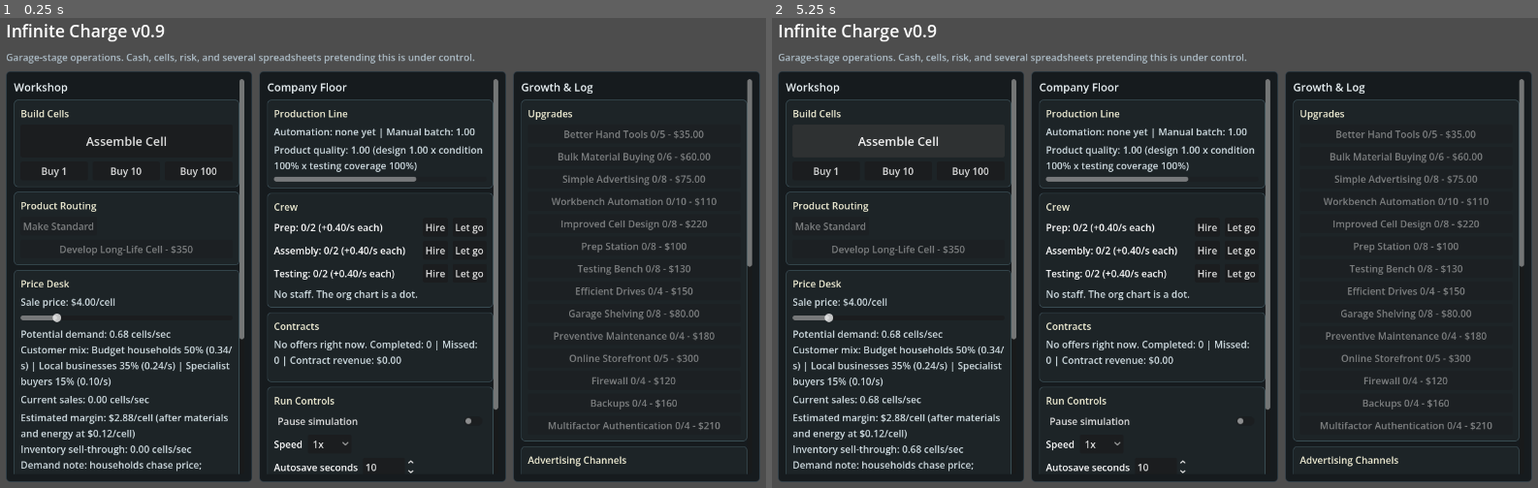
Above: before the commit, frames 1-2 (left to right).
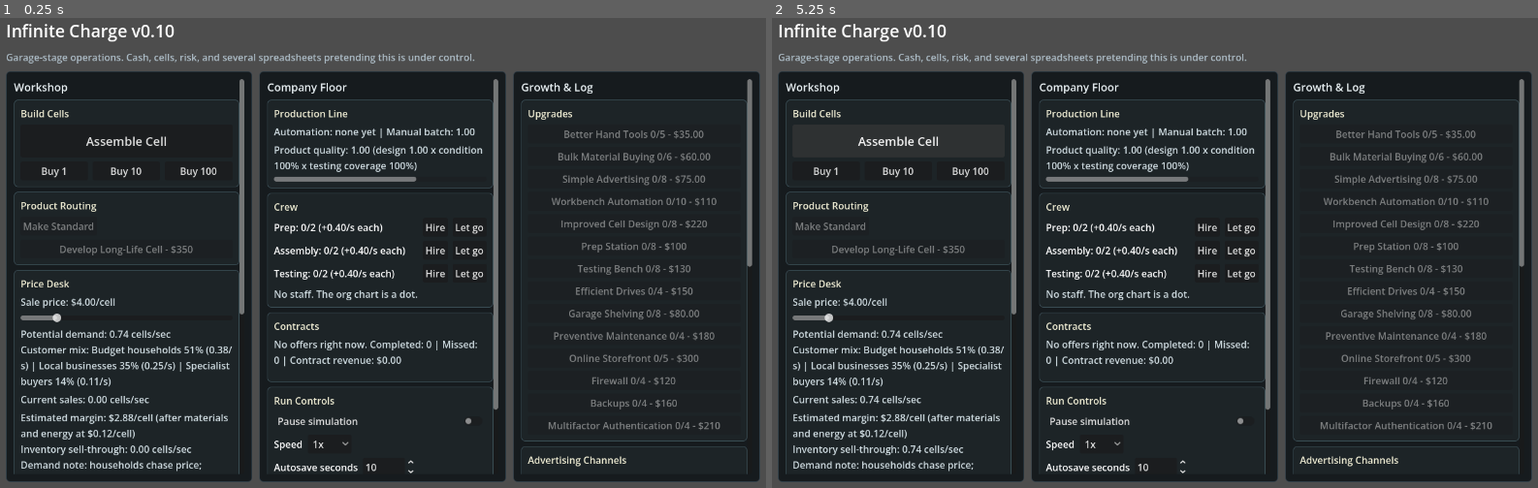
Above: after the commit, the same moments.

Repository: Moose151/infinite-charge
Game: Godot game, scene res://scenes/Main.tscn
Two runs of this game, one before a commit and one after it. Both use one fixed random seed, a clock stepped at 60 frames per second and the inputs below.
Inputs:
- Up to frame 1 (0.25 s): no input
- Up to frame 2 (5.25 s): click "Let go" at 0.5 s; click "Let go" at 1.25 s; click "Let go" at 2 s; click "Let go" at 2.75 s; click "Let go" at 3.5 s; click "Let go" at 4.25 s; click "Assemble Cell" at 5 s

The runs differ from the first frame. In frame 1, 0.1% of the frame differs, in the area x 7-32%, y 1-79%; in frame 2, 0.2%, in the area x 7-32%, y 1-93%.

Commit message:
Add lightweight competitor pressure

Diff:
--- a/project.godot
+++ b/project.godot
@@ -15,7 +15,7 @@
 [application]
 
 config/name="Infinite Charge"
-config/version="0.9"
+config/version="0.10"
 run/main_scene="res://scenes/Main.tscn"
 config/features=PackedStringArray("4.7", "Forward Plus")
 config/icon="res://icon.svg"
--- a/scripts/formulas.gd
+++ b/scripts/formulas.gd
@@ -69,15 +69,25 @@
 		if is_premium:
 			product_affinity = {"households": 0.35, "businesses": 0.65, "specialists": 1.8}.get(str(definition["id"]), 1.0)
 		var channel_boost: float = advertising_boost_for_segment(state, str(definition["id"]))
+		var competitor_factor: float = competitor_demand_factor(state, product_id, float(definition["price_sensitivity"]))
 		var price_factor: float = pow(price_ratio, -float(definition["price_sensitivity"]))
 		var quality_factor: float = pow(clampf(quality, 0.25, 4.0), float(definition["quality_sensitivity"]))
-		var demand: float = maxf(0.0, 0.7 * state.awareness * (1.0 + channel_boost) * float(definition["share"]) * product_affinity * price_factor * quality_factor * trust_factor * (1.0 - security_penalty))
+		var demand: float = maxf(0.0, 0.7 * state.awareness * (1.0 + channel_boost) * float(definition["share"]) * product_affinity * price_factor * quality_factor * trust_factor * (1.0 - security_penalty) * competitor_factor)
 		results.append({
 			"id": definition["id"],
 			"name": definition["name"],
 			"demand": demand,
 		})
 	return results
+
+static func competitor_demand_factor(state: GameState, product_id: String, price_sensitivity: float) -> float:
+	var is_premium: bool = product_id == "premium"
+	var our_price: float = state.premium_sale_price if is_premium else state.sale_price
+	var our_quality: float = effective_quality(state) * (1.25 if is_premium else 1.0)
+	var competitor_price: float = state.competitor_price * (1.7 if is_premium else 1.0)
+	var our_value_cost: float = our_price / maxf(0.25, our_quality)
+	var competitor_value_cost: float = competitor_price / maxf(0.25, state.competitor_quality)
+	return clampf(pow(competitor_value_cost / maxf(0.05, our_value_cost), price_sensitivity * 0.35), 0.55, 1.45)
 
 static func advertising_boost_for_segment(state: GameState, segment_id: String) -> float:
 	var boost: float = 0.0
--- a/scripts/game_state.gd
+++ b/scripts/game_state.gd
@@ -38,6 +38,10 @@
 	"specialist_newsletter": false,
 }
 var lifetime_advertising_spend: float = 0.0
+var competitor_name: String = "Volt & Sons"
+var competitor_price: float = 4.5
+var competitor_quality: float = 0.95
+var competitor_market_timer: float = 0.0
 var quality: float = 1.0
 var base_value: float = 4.0
 var material_discount: float = 0.0
@@ -116,6 +120,10 @@
 		"awareness": awareness,
 		"advertising_channels": advertising_channels,
 		"lifetime_advertising_spend": lifetime_advertising_spend,
+		"competitor_name": competitor_name,
+		"competitor_price": competitor_price,
+		"competitor_quality": competitor_quality,
+		"competitor_market_timer": competitor_market_timer,
 		"quality": quality,
 		"base_value": base_value,
 		"material_discount": material_discount,
@@ -187,6 +195,10 @@
 	for channel_id: String in advertising_channels:
 		advertising_channels[channel_id] = bool(loaded_channels.get(channel_id, false))
 	lifetime_advertising_spend = float(data.get("lifetime_advertising_spend", lifetime_advertising_spend))
+	competitor_name = str(data.get("competitor_name", competitor_name))
+	competitor_price = float(data.get("competitor_price", competitor_price))
+	competitor_quality = float(data.get("competitor_quality", competitor_quality))
+	competitor_market_timer = float(data.get("competitor_market_timer", competitor_market_timer))
 	quality = float(data.get("quality", quality))
 	base_value = float(data.get("base_value", base_value))
 	material_discount = float(data.get("material_discount", material_discount))
--- a/scripts/main.gd
+++ b/scripts/main.gd
@@ -16,6 +16,7 @@
 var sales_label: Label
 var production_label: Label
 var market_label: Label
+var competitor_label: Label
 var material_price_label: Label
 var risk_label: Label
 var stats_label: Label
@@ -175,6 +176,7 @@
 	demand_label = _add_label(price_card)
 	sales_label = _add_label(price_card)
 	market_label = _add_label(price_card)
+	competitor_label = _add_label(price_card)
 
 	var resources_card: VBoxContainer = _make_card(left, "Stockroom")
 	cash_label = _add_label(resources_card)
@@ -599,6 +601,15 @@
 		Formulas.format_number(estimated_margin),
 		Formulas.format_number(Formulas.energy_cost_per_cell(state)),
 		Formulas.format_number(sell_through)
+	]
+	var competitor_factor: float = Formulas.competitor_demand_factor(state, "standard", 1.2)
+	var position: String = "advantage" if competitor_factor > 1.05 else ("pressure" if competitor_factor < 0.95 else "roughly even")
+	competitor_label.text = "Competitor: %s — $%s/cell, %.2f quality\nMarket position: %s (%d%% demand effect for a typical buyer)" % [
+		state.competitor_name,
+		Formulas.format_number(state.competitor_price),
+		state.competitor_quality,
+		position,
+		roundi((competitor_factor - 1.0) * 100.0)
 	]
 	_update_upgrade_buttons()
 	_update_event_log()
--- a/scripts/simulation.gd
+++ b/scripts/simulation.gd
@@ -6,6 +6,7 @@
 const CONTRACT_OFFER_PERIOD: float = 170.0
 const CONTRACT_OFFER_LIFETIME: float = 60.0
 const PREMIUM_PRODUCT_UNLOCK_COST: float = 350.0
+const COMPETITOR_MARKET_PERIOD: float = 45.0
 
 const CONTRACT_BUYERS: Array[String] = [
 	"the Municipal Parks Department",
@@ -55,6 +56,7 @@
 		"energy_cost": 0.0,
 		"wages_paid": 0.0,
 		"advertising_cost": 0.0,
+		"competitor_events": 0,
 		"market_events": 0,
 		"security_events": 0,
 	}
@@ -126,6 +128,7 @@
 
 	_update_material_market(state, delta, allow_events, report)
 	_update_energy_market(state, delta, allow_events)
+	_update_competitor_market(state, delta, allow_events, report)
 	_update_security_events(state, delta, allow_events, report)
 	_check_bankruptcy_rescue(state, allow_events)
 	state.notify_changed()
@@ -151,6 +154,7 @@
 		"materials_consumed": 0.0,
 		"security_losses": 0.0,
 		"advertising_cost": 0.0,
+		"competitor_events": 0,
 		"market_events": 0,
 		"security_events": 0,
 	}
@@ -161,7 +165,7 @@
 		var report: Dictionary = advance(state, step, allow_events)
 		for key: String in ["cells_made", "cells_sold", "revenue", "materials_consumed", "security_losses", "advertising_cost"]:
 			aggregate[key] = float(aggregate[key]) + float(report[key])
-		for key: String in ["market_events", "security_events"]:
+		for key: String in ["market_events", "security_events", "competitor_events"]:
 			aggregate[key] = int(aggregate[key]) + int(report[key])
 	return aggregate
 
@@ -430,6 +434,20 @@
 			var direction: String = "rose" if state.material_price > old_price else "fell"
 			state.add_event("Material spot price %s to $%s. Procurement has updated the spreadsheet." % [direction, Formulas.format_number(state.material_price)])
 
+func _update_competitor_market(state: GameState, delta: float, allow_events: bool, report: Dictionary) -> void:
+	state.competitor_market_timer += delta
+	while state.competitor_market_timer >= COMPETITOR_MARKET_PERIOD:
+		state.competitor_market_timer -= COMPETITOR_MARKET_PERIOD
+		state.competitor_price = clampf(state.competitor_price * (1.0 + rng.randf_range(-0.12, 0.12)), 2.5, 9.0)
+		state.competitor_quality = clampf(state.competitor_quality + rng.randf_range(-0.04, 0.04), 0.75, 1.35)
+		report["competitor_events"] = int(report["competitor_events"]) + 1
+		if allow_events:
+			state.add_event("%s revised its offer to $%s at %.2f quality. Competitive Intelligence used binoculars." % [
+				state.competitor_name,
+				Formulas.format_number(state.competitor_price),
+				state.competitor_quality
+			])
+
 func _update_security_events(state: GameState, delta: float, allow_events: bool, report: Dictionary) -> void:
 	if not allow_events or security_events.is_empty():
 		return
--- a/tools/run_tests.gd
+++ b/tools/run_tests.gd
@@ -11,6 +11,7 @@
 	_test_customer_segments()
 	_test_multiple_products()
 	_test_advertising_channels()
+	_test_competitors()
 	_test_manual_production()
 	_test_material_buying()
 	_test_upgrades()
@@ -146,6 +147,27 @@
 	simulation.advance(state, 1.0, false)
 	_check(not bool(state.advertising_channels["neighbourhood_flyers"]), "unaffordable campaigns pause")
 	_check(not simulation.set_advertising_channel(state, "not_a_channel", true), "unknown advertising channel rejected")
+
+func _test_competitors() -> void:
+	var state: GameState = GameState.new()
+	state.competitor_price = 8.0
+	state.competitor_quality = 0.8
+	var weak_competitor_demand: float = Formulas.demand_per_second(state)
+	state.competitor_price = 2.5
+	state.competitor_quality = 1.3
+	var strong_competitor_demand: float = Formulas.demand_per_second(state)
+	_check(weak_competitor_demand > strong_competitor_demand, "strong competitor reduces player demand")
+	_check(Formulas.competitor_demand_factor(state, "standard", 1.8) < Formulas.competitor_demand_factor(state, "standard", 0.7), "price-sensitive segments react more to strong competition")
+
+	var simulation: Simulation = _make_sim()
+	state.awareness = 0.0
+	state.competitor_price = 5.0
+	state.competitor_market_timer = Simulation.COMPETITOR_MARKET_PERIOD - 1.0
+	var old_price: float = state.competitor_price
+	var report: Dictionary = simulation.advance(state, 2.0, true)
+	_check(int(report["competitor_events"]) == 1, "competitor market updates on schedule")
+	_check(not is_equal_approx(state.competitor_price, old_price), "competitor price drifts")
+	_check(not state.event_log.is_empty() and state.event_log[0].contains(state.competitor_name), "competitor move reaches company log")
 
 func _test_manual_production() -> void:
 	var state: GameState = GameState.new()
@@ -521,6 +543,10 @@
 	state.lifetime_wages_paid = 66.0
 	state.advertising_channels["business_directory"] = true
 	state.lifetime_advertising_spend = 77.0
+	state.competitor_name = "Test Power Ltd"
+	state.competitor_price = 6.25
+	state.competitor_quality = 1.2
+	state.competitor_market_timer = 12.0
 	state.upgrade_levels = {"better_tools": 2}
 	state.lifetime_revenue = 999.0
 	state.add_event("Round trip initiated.")
@@ -553,6 +579,10 @@
 	_check(is_equal_approx(loaded.lifetime_wages_paid, 66.0), "wages stat restored")
 	_check(bool(loaded.advertising_channels.get("business_directory", false)), "advertising channel restored")
 	_check(is_equal_approx(loaded.lifetime_advertising_spend, 77.0), "advertising spend restored")
+	_check(loaded.competitor_name == "Test Power Ltd", "competitor name restored")
+	_check(is_equal_approx(loaded.competitor_price, 6.25), "competitor price restored")
+	_check(is_equal_approx(loaded.competitor_quality, 1.2), "competitor quality restored")
+	_check(is_equal_approx(loaded.competitor_market_timer, 12.0), "competitor timer restored")
 	_check(int(loaded.upgrade_levels.get("better_tools", 0)) == 2, "upgrade levels restored")
 	_check(is_equal_approx(loaded.lifetime_revenue, 999.0), "stats restored")
 	_check(loaded.event_log.size() > 0 and loaded.event_log[0] == "Round trip initiated.", "event log restored")
Not shown, changed: CHANGELOG.md
Not shown, changed: docs/HANDOVER.md
